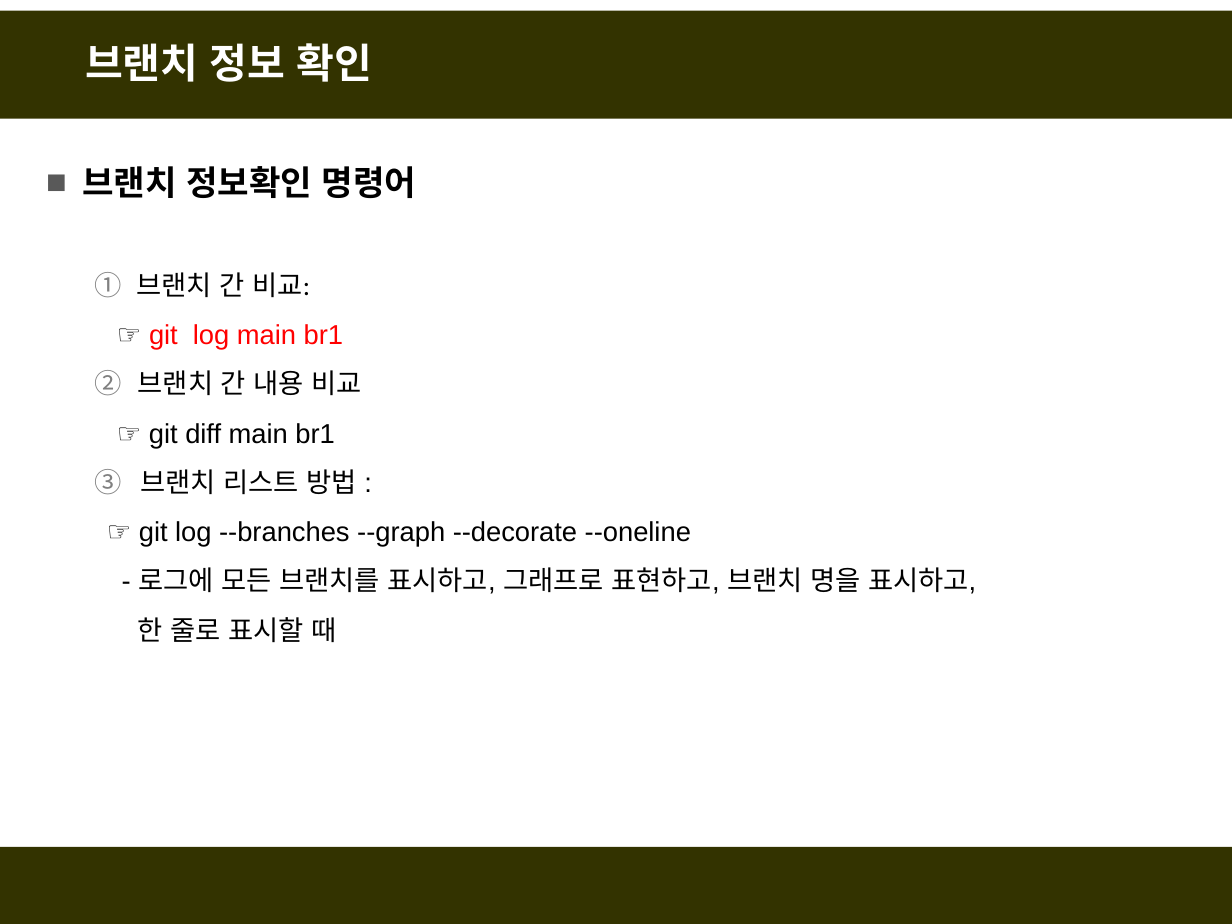
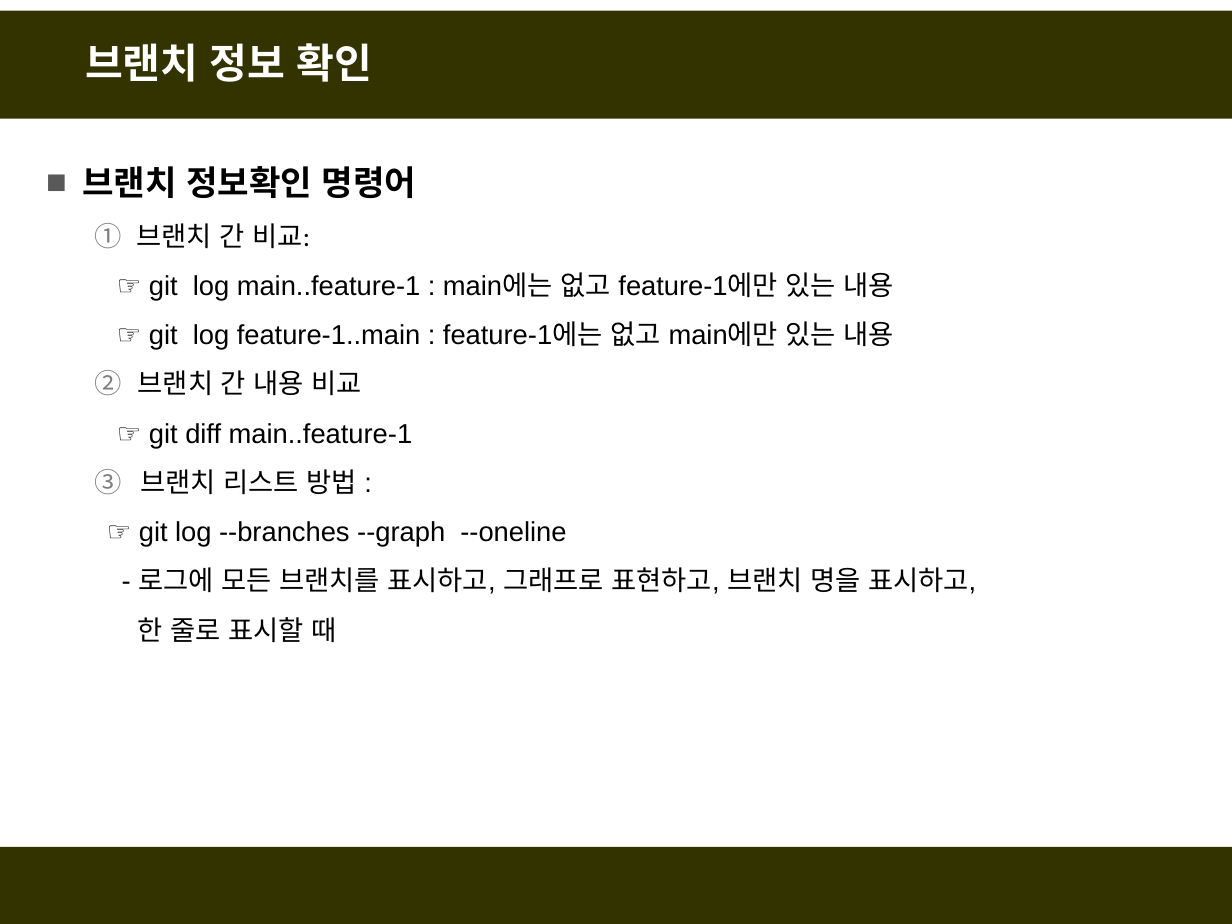
Before and after one commit to fasthill/github-lecture, a slide deck: slide 43 of git및github첫걸음.pptx (slide 27 before the commit). Drawn at 1232x924 pixels with LibreOffice and Linux fonts; fonts in the diff are those of the drawing. Boxes give left, top, right and bottom in pixels: in the first picture for what was removed or moved away, otherwise in the second. Text is boxed around its words. In the diff, an @@ line names an element or a change of style, - is before the commit and + after.

```diff
--- a/git및github첫걸음.pptx
+++ b/git및github첫걸음.pptx
@@ text at <box>149,272,894,350</box>: text changed; text colour #FF0000 to #000000 @@
-  ☞ git log main br1
+  ☞ git log main..feature-1 : main에는 없고 feature-1에만 있는 내용
+  ☞ git log feature-1..main : feature-1에는 없고 main에만 있는 내용
@@ text at <box>149,423,413,448</box>: text changed @@
-  ☞ git diff main br1
+  ☞ git diff main..feature-1
@@ text at <box>139,521,566,547</box>: text changed @@
-☞ git log --branches --graph --decorate --oneline
+☞ git log --branches --graph --oneline
```
Also in this commit, not shown: 25 other slides changed, 19 slides added, 1 slide removed.
